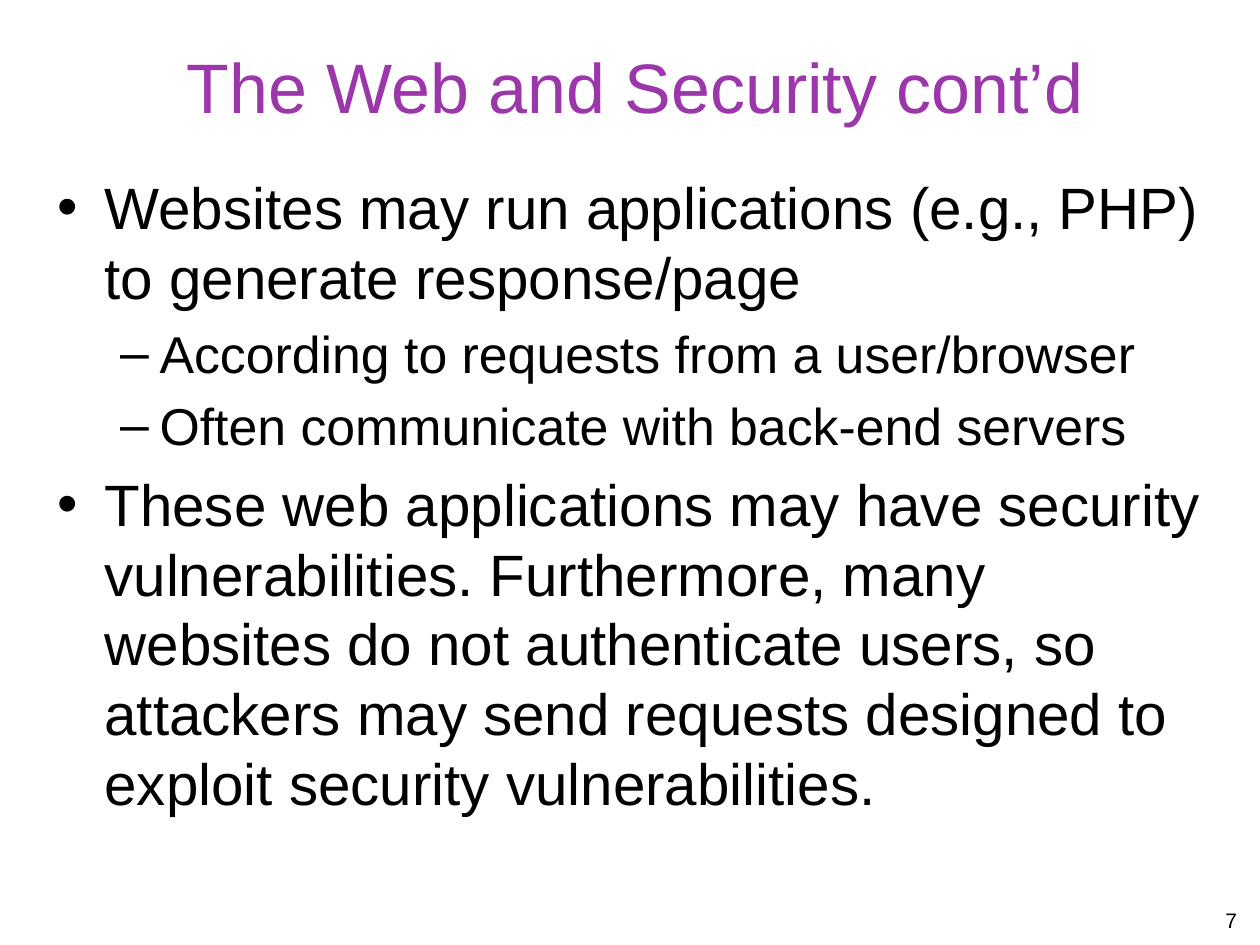
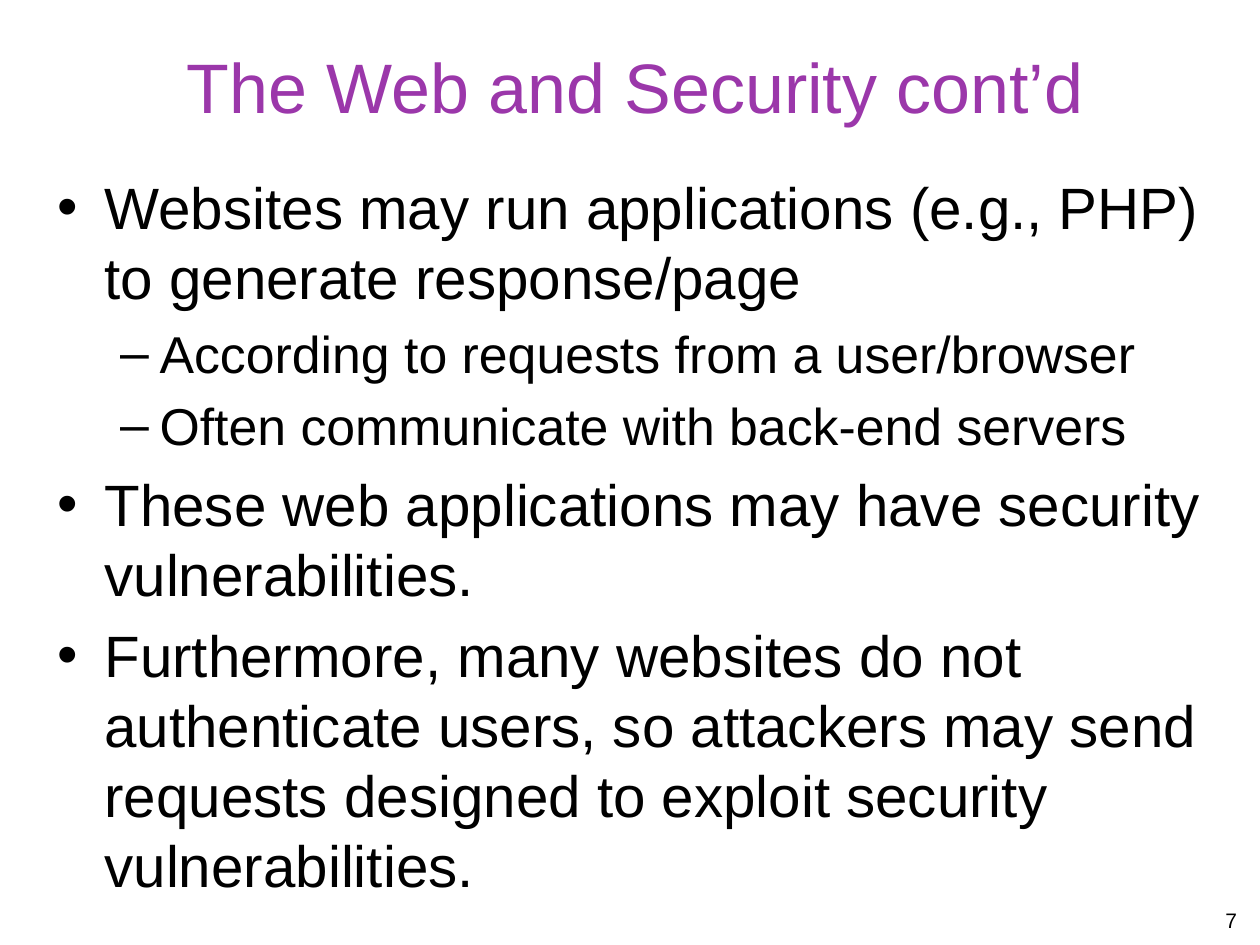
Before and after one commit to gulaoshi/gu.github.io, a slide deck: slide 7 of InfoSec/PPTs/L16-CH25-Web Security.pptx. Drawn at 1260x945 pixels with LibreOffice and Linux fonts; fonts in the diff are those of the drawing. Boxes give left, top, right and bottom in pixels: in the first picture for what was removed or moved away, otherwise in the second. Text is boxed around its words. In the diff, an @@ line names an element or a change of style, - is before the commit and + after.

```diff
--- a/InfoSec/PPTs/L16-CH25-Web Security.pptx
+++ b/InfoSec/PPTs/L16-CH25-Web Security.pptx
@@ text at (x1=104, y1=483, x2=1200, y2=888): text changed @@
-• These web applications may have security vulnerabilities. Furthermore, many websites do not authenticate users, so attackers may send requests designed to exploit security vulnerabilities.
+• These web applications may have security vulnerabilities.
+• Furthermore, many websites do not authenticate users, so attackers may send requests designed to exploit security vulnerabilities.
```
Also in this commit, not shown: 12 other slides changed, 2 slides removed, 3 other files.
